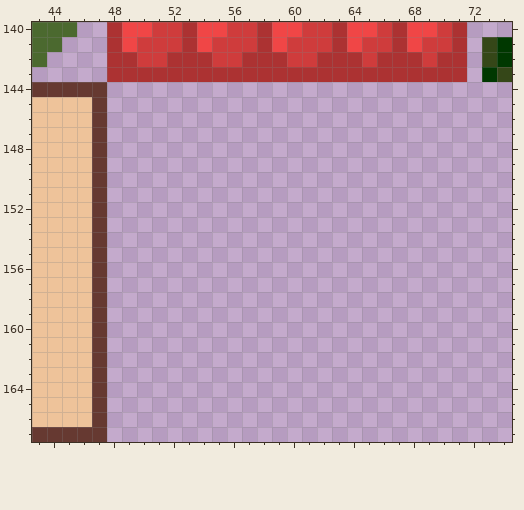
A pixel-art file gets an edit: graphics/tileset.ase. Above, as it was before the edit.
216x168 pixels, 1 frame. Colours within 5 levels of each other are drawn and written as one. Shown: x 43..74, y 140..167.
New version:
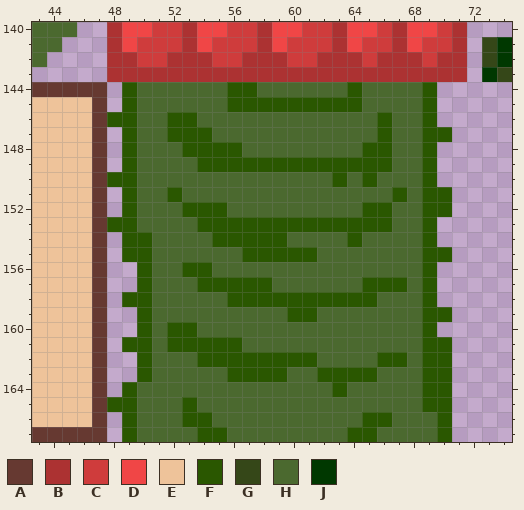
Palette (. is transparent): A #663931  B #ac3232  C #cf3c3c  D #f04646  E #eec39a  F #2a5700  G #354718  H #4b692f  J #003800
The edit:
@@ x 43..74 @@
 143 .....BBBBBBBBBBBBBBBBBBBBBBBB.JG
-144 AAAAA...........................
-145 EEEEA...........................
-146 EEEEA...........................
-147 EEEEA...........................
-148 EEEEA...........................
-149 EEEEA...........................
-150 EEEEA...........................
-151 EEEEA...........................
-152 EEEEA...........................
-153 EEEEA...........................
-154 EEEEA...........................
-155 EEEEA...........................
-156 EEEEA...........................
-157 EEEEA...........................
-158 EEEEA...........................
-159 EEEEA...........................
-160 EEEEA...........................
-161 EEEEA...........................
-162 EEEEA...........................
-163 EEEEA...........................
-164 EEEEA...........................
-165 EEEEA...........................
-166 EEEEA...........................
-167 AAAAA...........................
+144 AAAAA.FHHHHHHFFHHHHHHFHHHHF.....
+145 EEEEA.FHHHHHHFFFFFFFFFHHHHF.....
+146 EEEEAFFHHFFHHHHHHHHHHHHFHHF.....
+147 EEEEA.FHHFFFHHHHHHHHHHHFHHFF....
+148 EEEEA.FHHHFFFFHHHHHHHHFFHHF.....
+149 EEEEA.FHHHHFFFFFFFFFFFFFHHF.....
+150 EEEEAFFHHHHHHHHHHHHHFHFHHHF.....
+151 EEEEA.FHHFHHHHHHHHHHHHHHFHFF....
+152 EEEEA.FHHHFFFHHHHHHHHHFFHHFF....
+153 EEEEAFFHHHHFFFFFFFFFFFFFHHF.....
+154 EEEEA.FFHHHHFFFFFHHHHFHHHHF.....
+155 EEEEA.FFHHHHHHFFFFFHHHHHHHFF....
+156 EEEEA..FHHFFHHHHHHHHHHHHHHF.....
+157 EEEEA..FHHHFFFFFHHHHHHFFFHF.....
+158 EEEEA.FFHHHHHFFFFFFFFFFHHHF.....
+159 EEEEA..FHHHHHHHHHFFHHHHHHHFF....
+160 EEEEA..FHFFHHHHHHHHHHHHHHHF.....
+161 EEEEA.FFHFFFFFHHHHHHHHHHHHFF....
+162 EEEEA..FHHHFFFFFFFFHHHHFFHFF....
+163 EEEEA..FHHHHHFFFFHHFFFFHHHFF....
+164 EEEEA.FHHHHHHHHHHHHHFHHHHHFF....
+165 EEEEAFFHHHFHHHHHHHHHHHHHHHFF....
+166 EEEEA.FHHHFFHHHHHHHHHHFFHHHF....
+167 AAAAA.FHHHHFFHHHHHHHHFFHHHHF....
Pixel boxes of the changes (left, top, right, bottom) in both pictures:
added: (107, 82, 452, 442)
